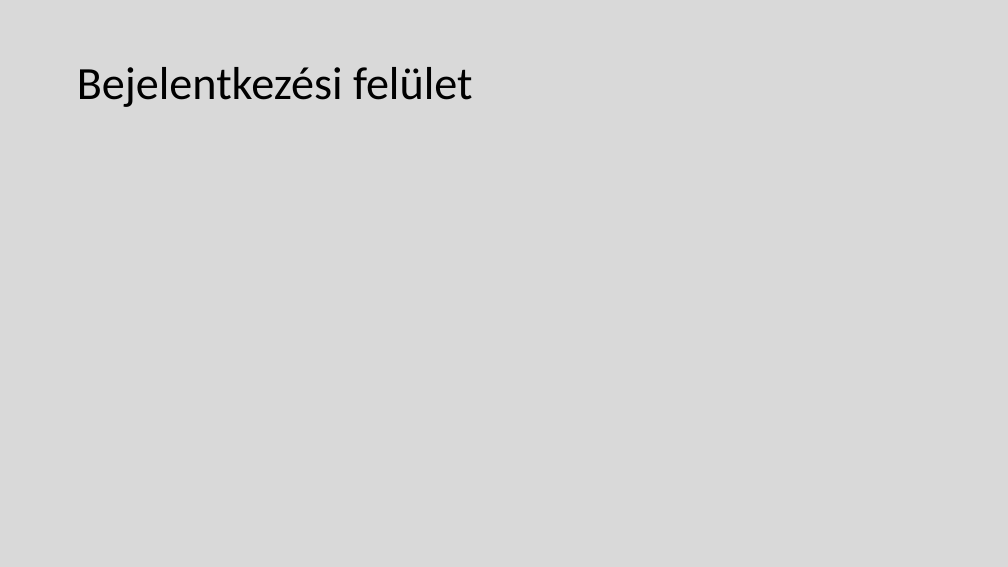
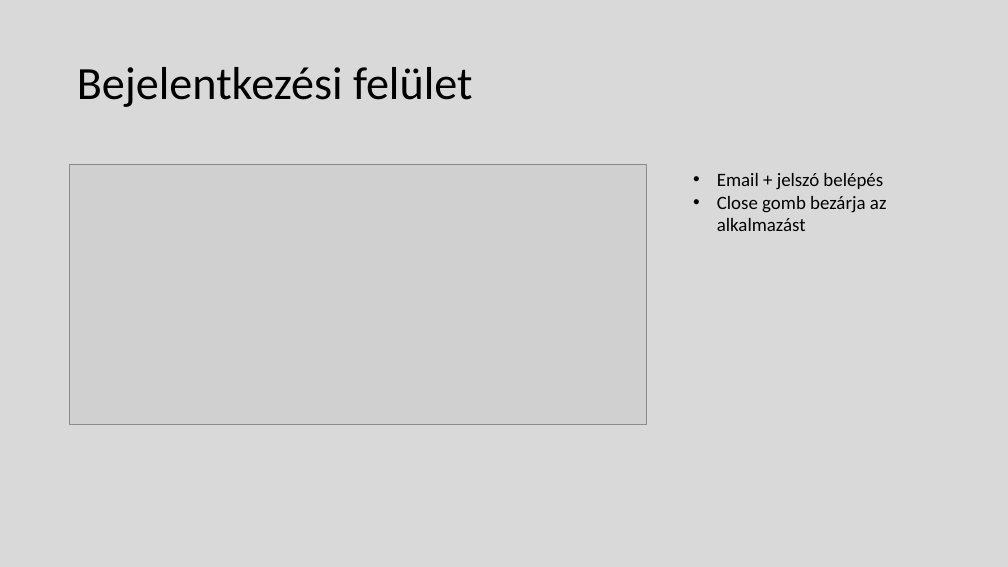
Before and after one commit to PlesovszkiIstvan/TMTK_enjoyer_vizsgaremek, a slide deck: slide 24 of Dokumentáciok/ISABIKE.pptx. Drawn at 1008x567 pixels with LibreOffice and Linux fonts; fonts in the diff are those of the drawing; grey boxes stand for pictures. Boxes give left, top, right and bottom in pixels: in the first picture for what was removed or moved away, otherwise in the second. Text is boxed around its words. In the diff, an @@ line names an element or a change of style, - is before the commit and + after.

```diff
--- a/Dokumentáciok/ISABIKE.pptx
+++ b/Dokumentáciok/ISABIKE.pptx
@@ picture added at box(70, 164, 647, 424) @@
@@ text added at box(717, 173, 887, 231), 18 pt, text #000000 @@
+• Email + jelszó belépés
+• Close gomb bezárja az alkalmazást
```
Also in this commit, not shown: 6 slides added, 2 slides removed.
